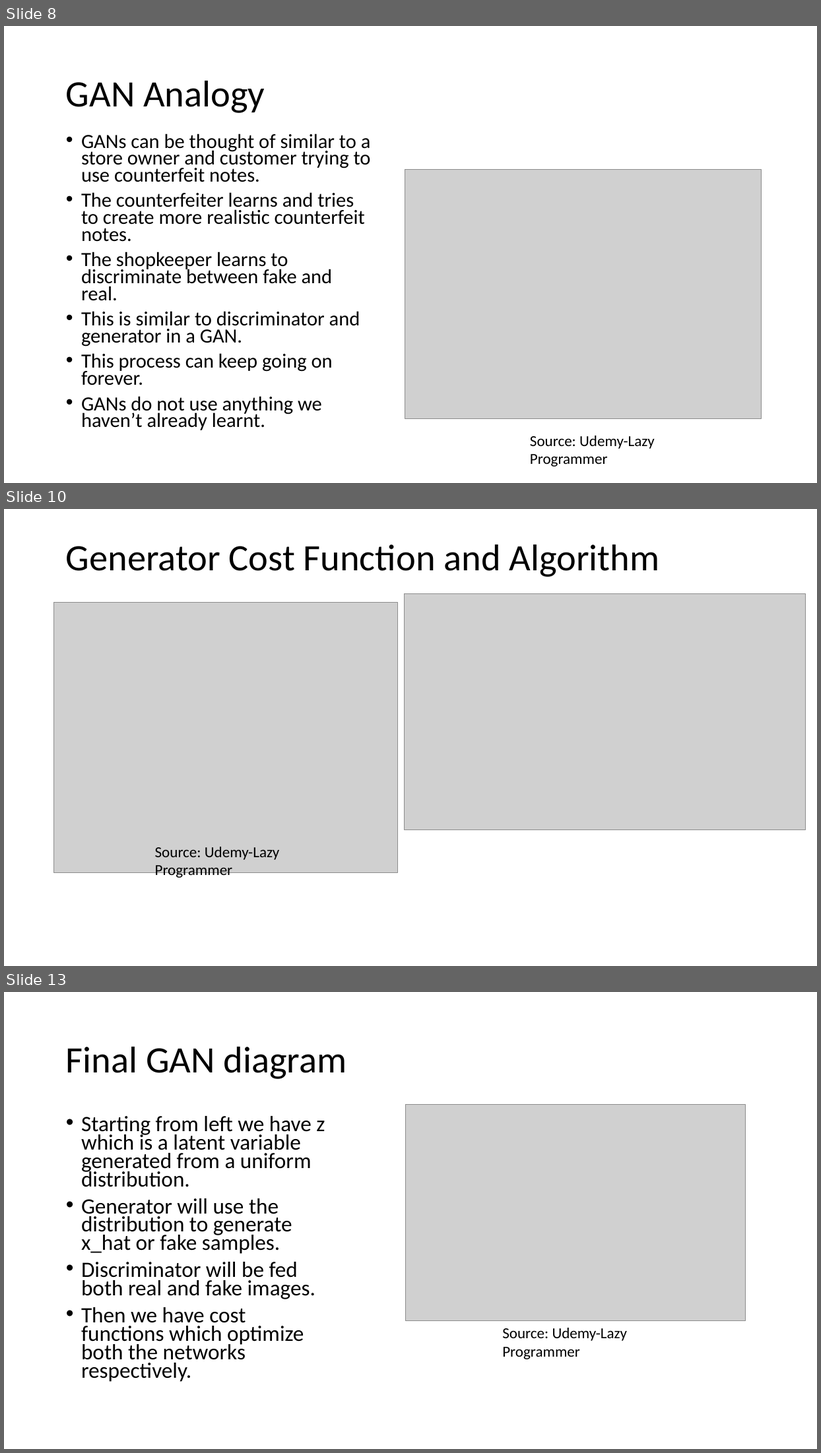
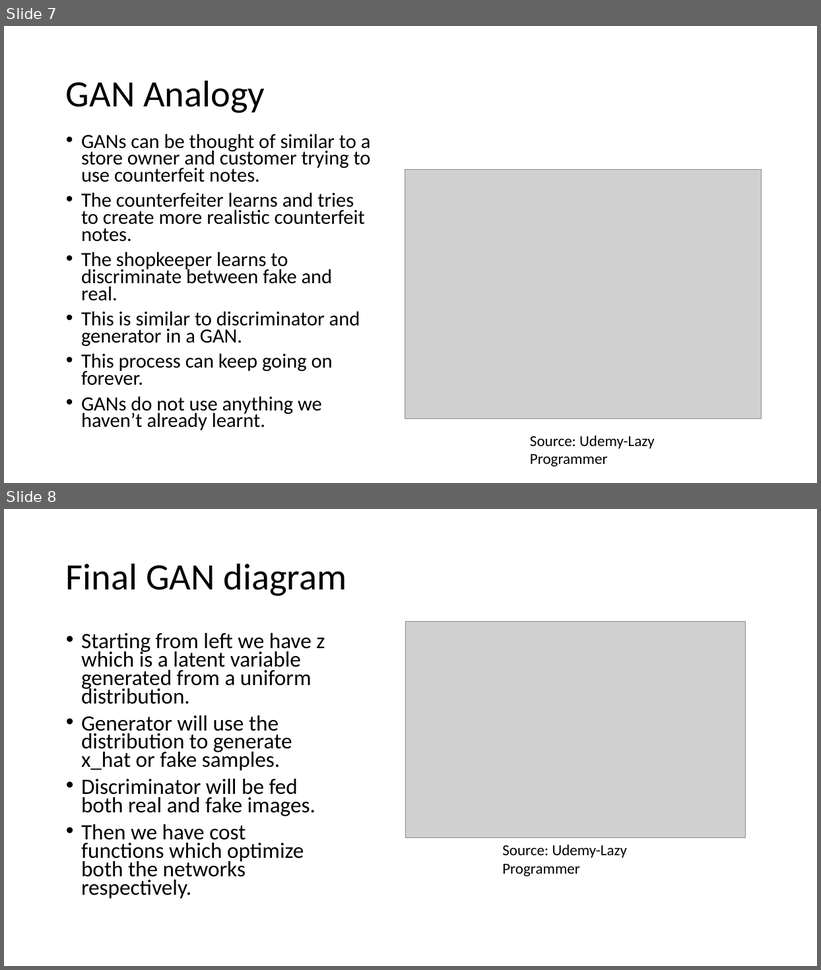
Before and after one commit to arunabh15091989/LighthouseLabs-LectureNotes, a slide deck: W9D3/GAN.pptx. Shown one above the other, each under a label of ours: slides 8, 10 and 13 before the commit, slides 7 and 8 after it; the slides between them are not shown. The pictures are 821x1453 and 821x970 pixels, drawn with LibreOffice and Linux fonts; fonts in the diff are those of the drawing; grey boxes stand for pictures. Boxes give left, top, right and bottom in pixels: in the first picture for what was removed or moved away, otherwise in the second. Text is boxed around its words. In the diff, an @@ line names an element or a change of style, - is before the commit and + after.

```diff
--- a/W9D3/GAN.pptx
+++ b/W9D3/GAN.pptx
@@ slide 10 removed at (4, 509, 817, 966), background #FFFFFF @@
@@ title removed at (66, 544, 660, 577) @@
-Generator Cost Function and Algorithm
@@ picture removed at (54, 602, 397, 873) @@
@@ picture removed at (404, 593, 805, 830) @@
@@ text removed at (155, 847, 280, 880) @@
-Source: Udemy-Lazy Programmer
@@ what was slide 8 is now slide 7 @@
@@ what was slide 13 is now slide 8 @@
```
Also in this commit, not shown: 5 slides added, 8 other slides removed, 8 other files.
